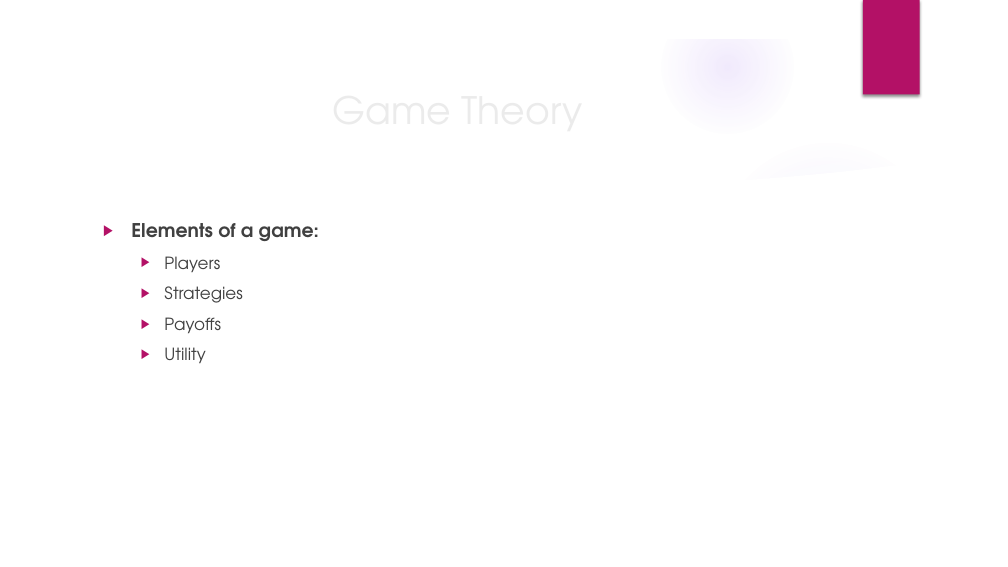
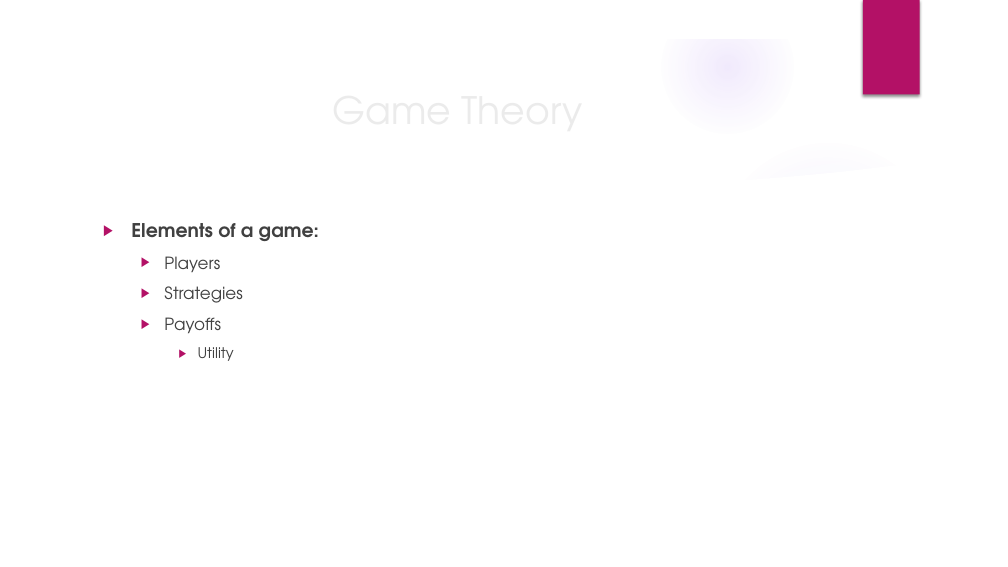
Before and after one commit to ManuelVU/Simulation_QRE, a slide deck: slide 3 of Presentacion.pptx. Drawn at 1008x567 pixels with LibreOffice and Linux fonts; fonts in the diff are those of the drawing; background and template pictures are left out. Boxes give left, top, right and bottom in pixels: in the first picture for what was removed or moved away, otherwise in the second. Text is boxed around its words. In the diff, an @@ line names an element or a change of style, - is before the commit and + after.

```diff
--- a/Presentacion.pptx
+++ b/Presentacion.pptx
@@ text at (198, 347, 234, 361): size 16 to 14 pt in "Utility"; list level 2 to 3 in "Utility" @@
```
Also in this commit, not shown: 3 other slides changed.
